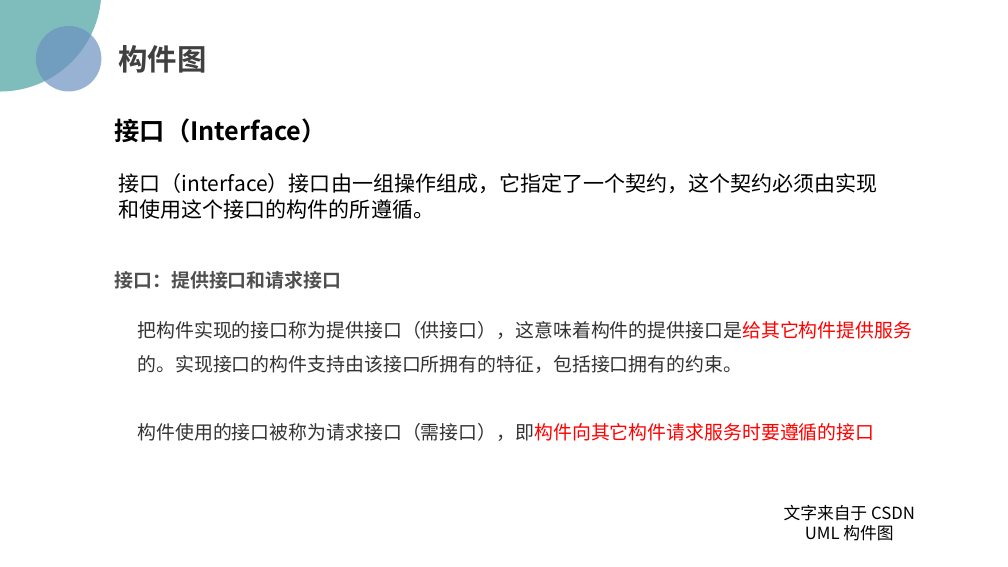
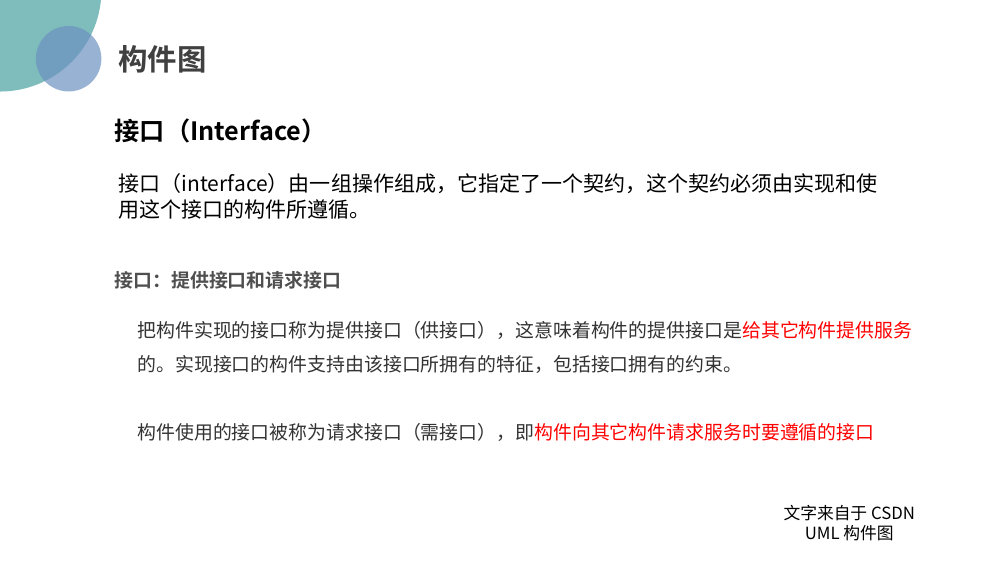
Before and after one commit to PRD2018/PRD2018-G15, a slide deck: slide 19 of 受控文档/02-其他任务/[PRD-15]UML基础III.pptx. Drawn at 1008x567 pixels with LibreOffice and Linux fonts; fonts in the diff are those of the drawing; background and template pictures are left out. Boxes give left, top, right and bottom in pixels: in the first picture for what was removed or moved away, otherwise in the second. Text is boxed around its words. In the diff, an @@ line names an element or a change of style, - is before the commit and + after.

```diff
--- a/受控文档/02-其他任务/[PRD-15]UML基础III.pptx
+++ b/受控文档/02-其他任务/[PRD-15]UML基础III.pptx
@@ text at (119,173,878,219): text changed @@
-接口（interface）接口由一组操作组成，它指定了一个契约，这个契约必须由实现和使用这个接口的构件的所遵循。
+接口（interface）由一组操作组成，它指定了一个契约，这个契约必须由实现和使用这个接口的构件所遵循。
```
Also in this commit, not shown: 12 other slides changed.
